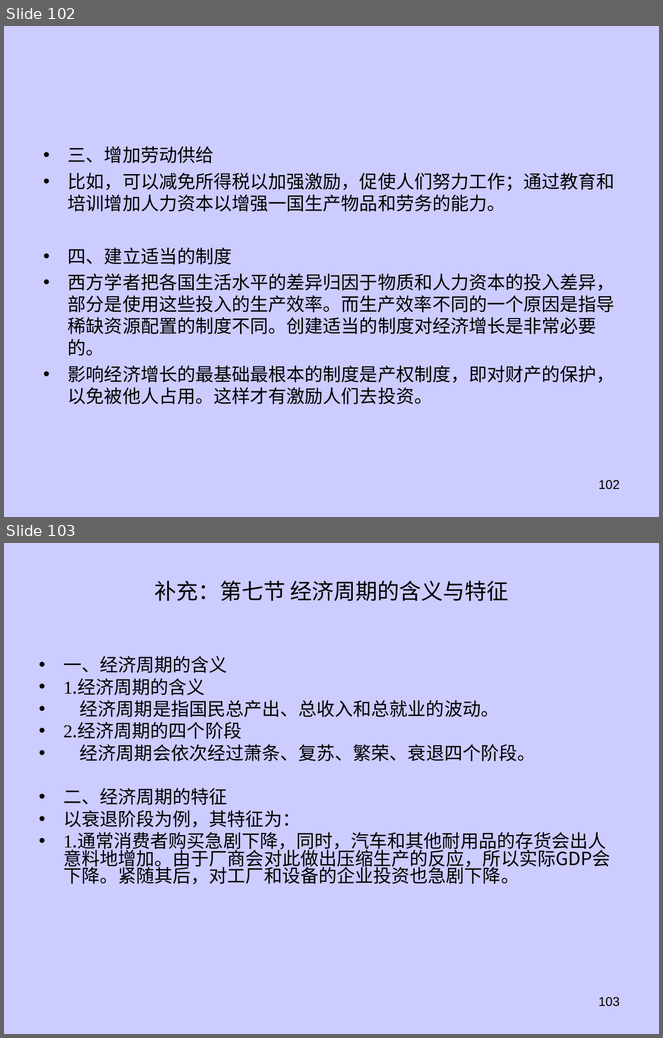
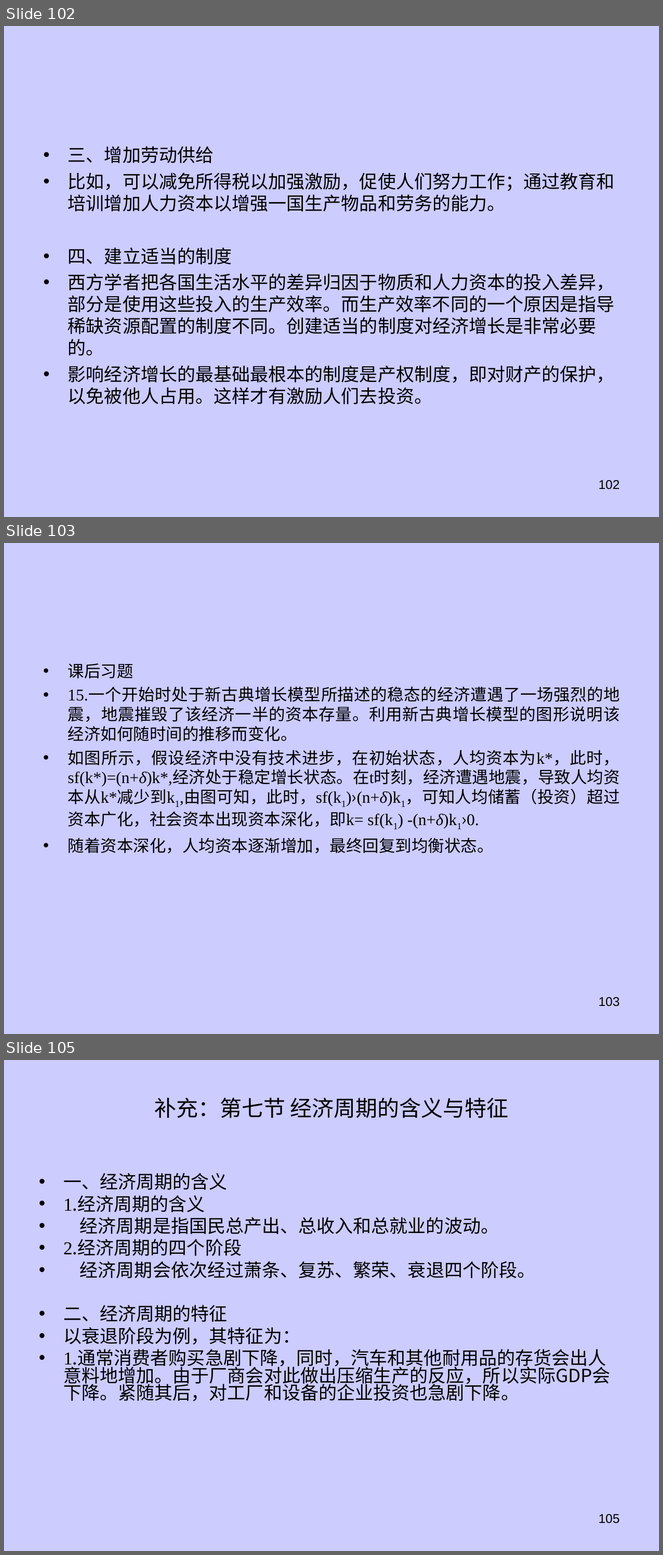
Before and after one commit to dhndzwxj/Teaching_assistant, a slide deck: 宏观原理课件/第8章 经济增长新.ppt. Shown one above the other, each under a label of ours: slides 102 and 103 before the commit, slides 102, 103 and 105 after it; the slides between them are not shown. The pictures are 663x1038 and 663x1555 pixels, drawn with LibreOffice and Linux fonts; fonts in the diff are those of the drawing. Boxes give left, top, right and bottom in pixels: in the first picture for what was removed or moved away, otherwise in the second. Text is boxed around its words. In the diff, an @@ line names an element or a change of style, - is before the commit and + after.

```diff
--- a/宏观原理课件/第8章 经济增长新.ppt
+++ b/宏观原理课件/第8章 经济增长新.ppt
@@ slide 103 added at [4,543,659,1034], background #CCCCFF @@
@@ text added at [68,664,620,853], 18 pt, text #000000 @@
+• 课后习题
+• 15.一个开始时处于新古典增长模型所描述的稳态的经济遭遇了一场强烈的地震，地震摧毁了该经济一半的资本存量。利用新古典增长模型的图形说明该经济如何随时间的推移而变化。
+• 如图所示，假设经济中没有技术进步，在初始状态，人均资本为k*，此时，sf(k*)=(n+δ)k*,经济处于稳定增长状态。在t时刻，经济遭遇地震，导致人均资本从k*减少到k1,由图可知，此时，sf(k1)›(n+δ)k1，可知人均储蓄（投资）超过资本广化，社会资本出现资本深化，即k= sf(k1) -(n+δ)k1›0.
+• 随着资本深化，人均资本逐渐增加，最终回复到均衡状态。
@@ page number added at [599,997,620,1007], 14 pt, text #000000 @@
+103
@@ what was slide 103 is now slide 105 @@
@@ page number at [599,1514,620,1524]: text changed @@
-103
+105
```
Also in this commit, not shown: 7 slides changed, 3 other slides added, 2 slides removed.
